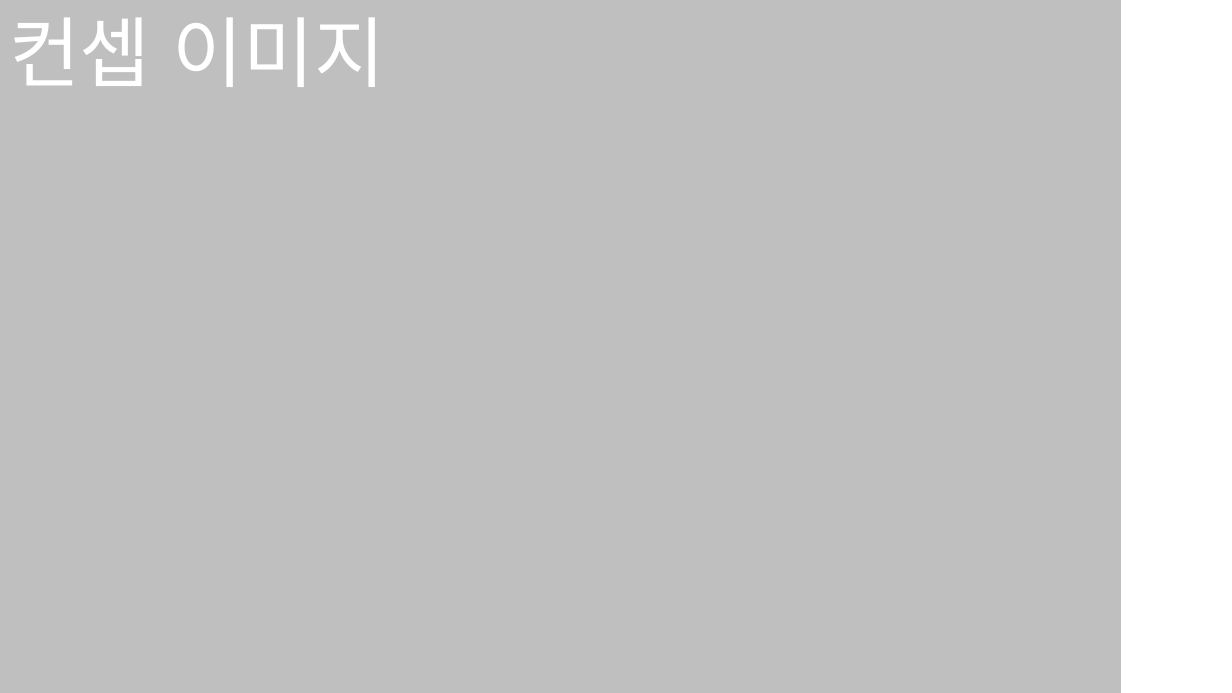
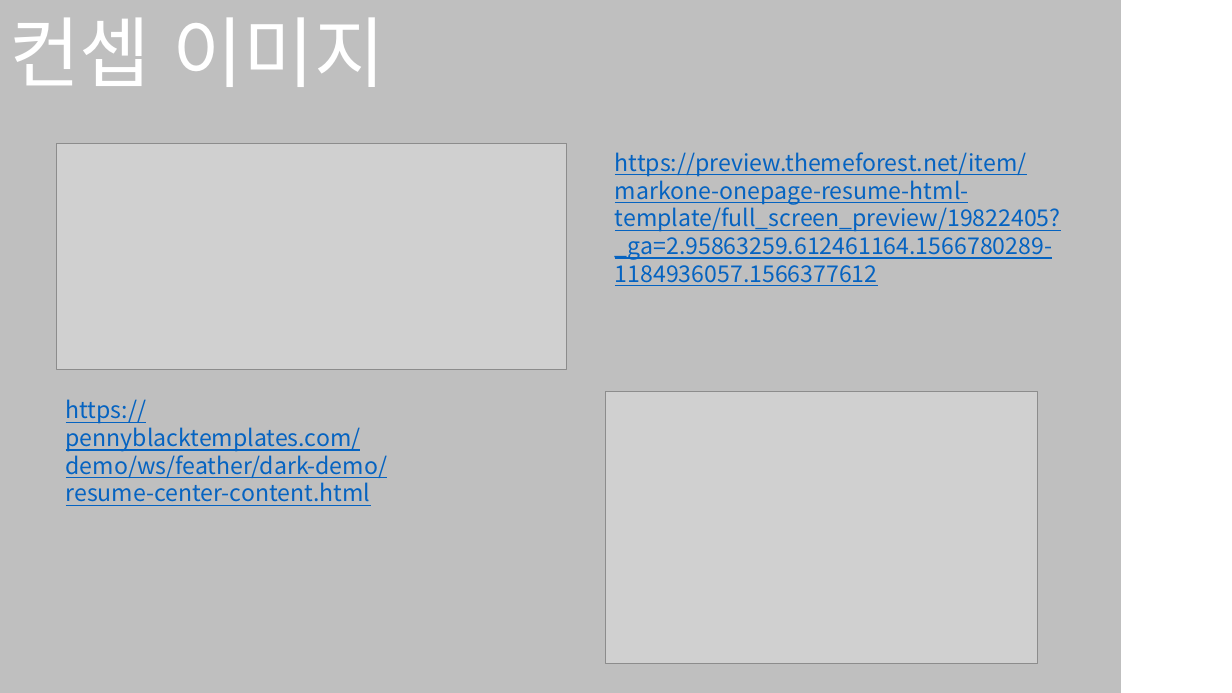
Before and after one commit to KTW-WTF/DJ, a slide deck: slide 5 of 자기소개서.pptx. Drawn at 1232x693 pixels with LibreOffice and Linux fonts; fonts in the diff are those of the drawing; grey boxes stand for pictures. Boxes give left, top, right and bottom in pixels: in the first picture for what was removed or moved away, otherwise in the second. Text is boxed around its words. In the diff, an @@ line names an element or a change of style, - is before the commit and + after.

```diff
--- a/자기소개서.pptx
+++ b/자기소개서.pptx
@@ picture added at (56, 144, 567, 370) @@
@@ text added at (615, 152, 1061, 286), 18 pt, text #0563C1, underline @@
+https://preview.themeforest.net/item/markone-onepage-resume-html-template/full_screen_preview/19822405?_ga=2.95863259.612461164.1566780289-1184936057.1566377612
@@ text added at (66, 399, 388, 506), 18 pt, text #0563C1, underline @@
+https://pennyblacktemplates.com/demo/ws/feather/dark-demo/resume-center-content.html
@@ picture added at (606, 391, 1038, 664) @@
```
Also in this commit, not shown: 1 other slide changed, 2 slides added.
